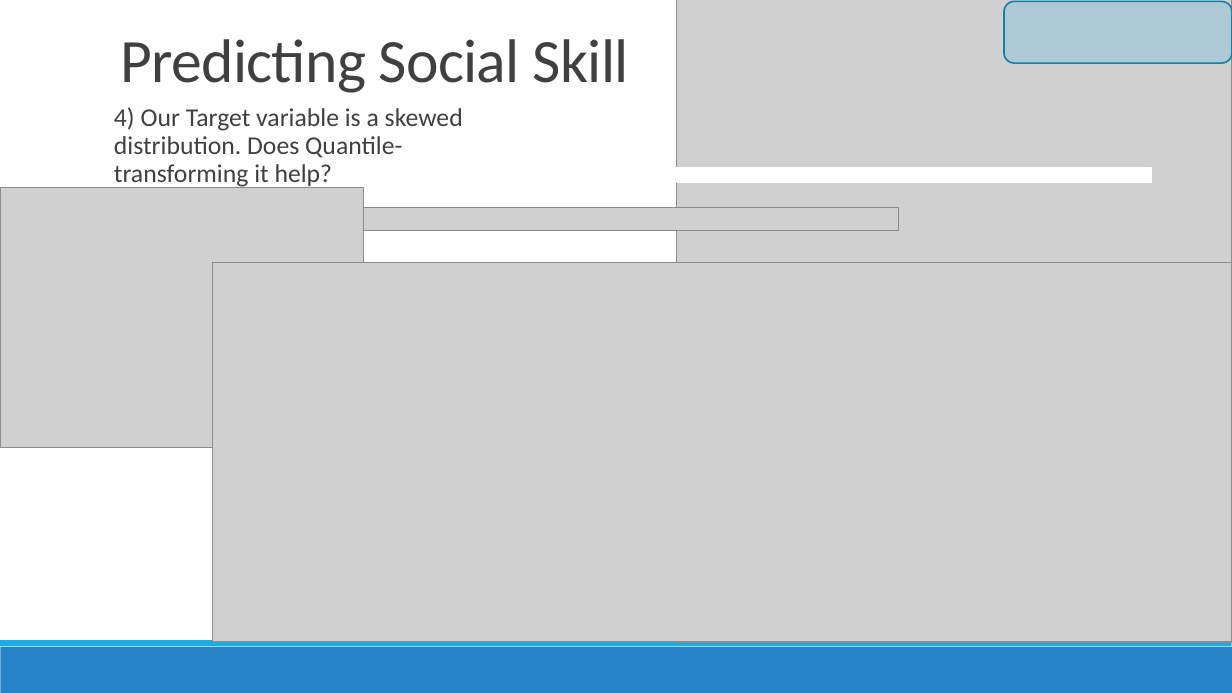
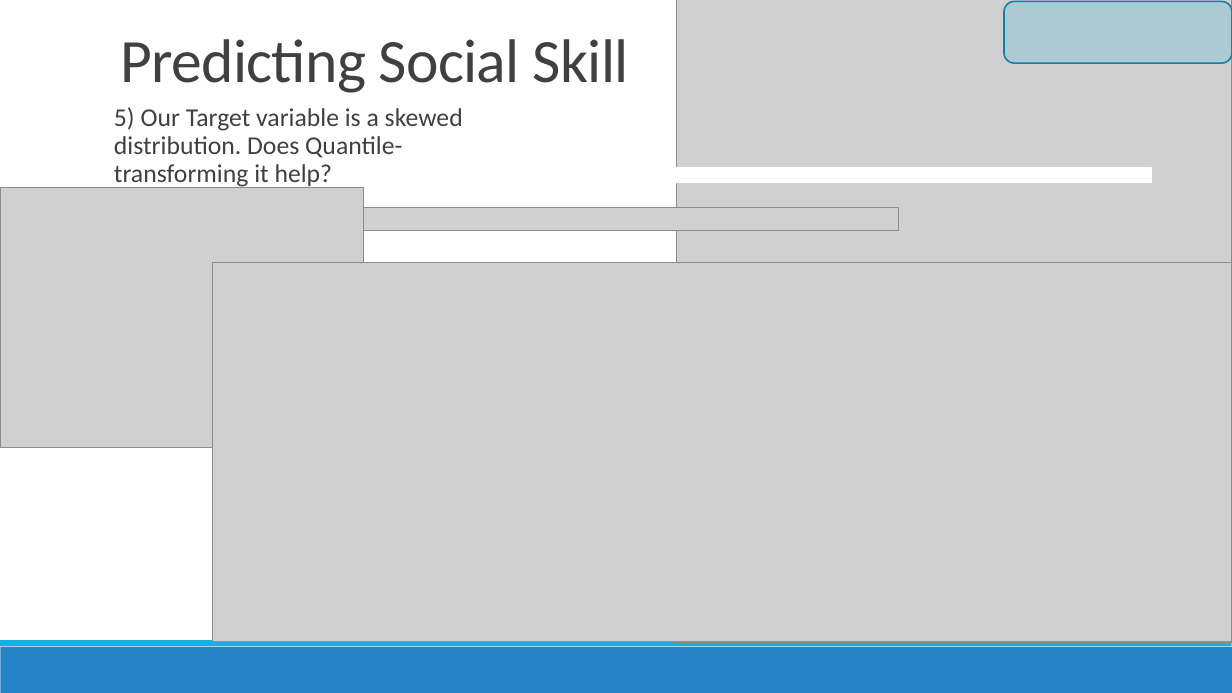
Before and after one commit to conditg/predicting-disruption, a slide deck: slide 7 of DisruptCapstone.pptx (slide 6 before the commit). Drawn at 1232x693 pixels with LibreOffice and Linux fonts; fonts in the diff are those of the drawing; grey boxes stand for pictures. Boxes give left, top, right and bottom in pixels: in the first picture for what was removed or moved away, otherwise in the second. Text is boxed around its words. In the diff, an @@ line names an element or a change of style, - is before the commit and + after.

```diff
--- a/DisruptCapstone.pptx
+++ b/DisruptCapstone.pptx
@@ text at (x1=114, y1=107, x2=463, y2=188): text changed @@
-  4) Our Target variable is a skewed distribution. Does Quantile-transforming it help?
+  5) Our Target variable is a skewed distribution. Does Quantile-transforming it help?
```
Also in this commit, not shown: 12 other slides changed, 4 slides added, 1 other file.
